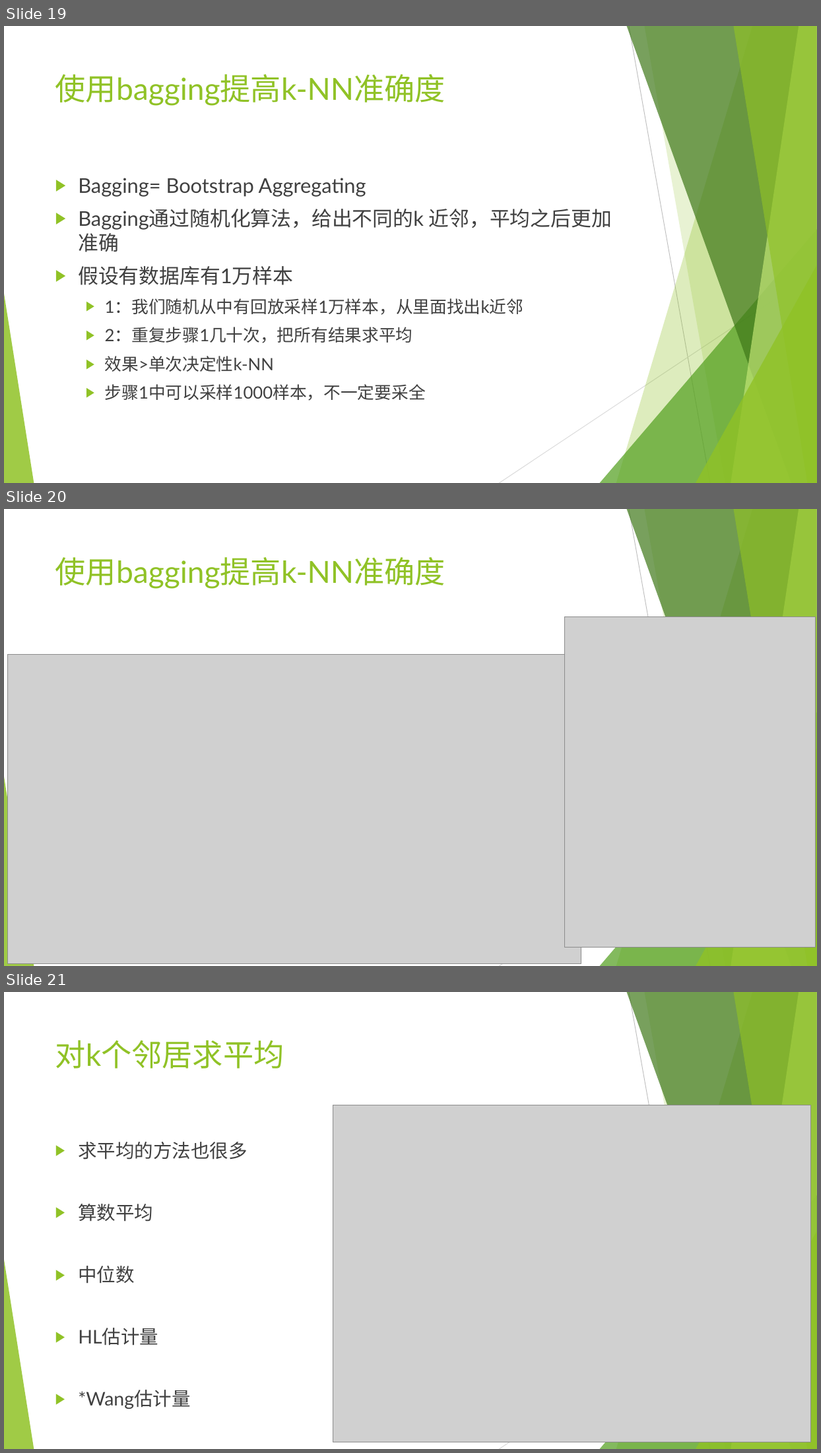
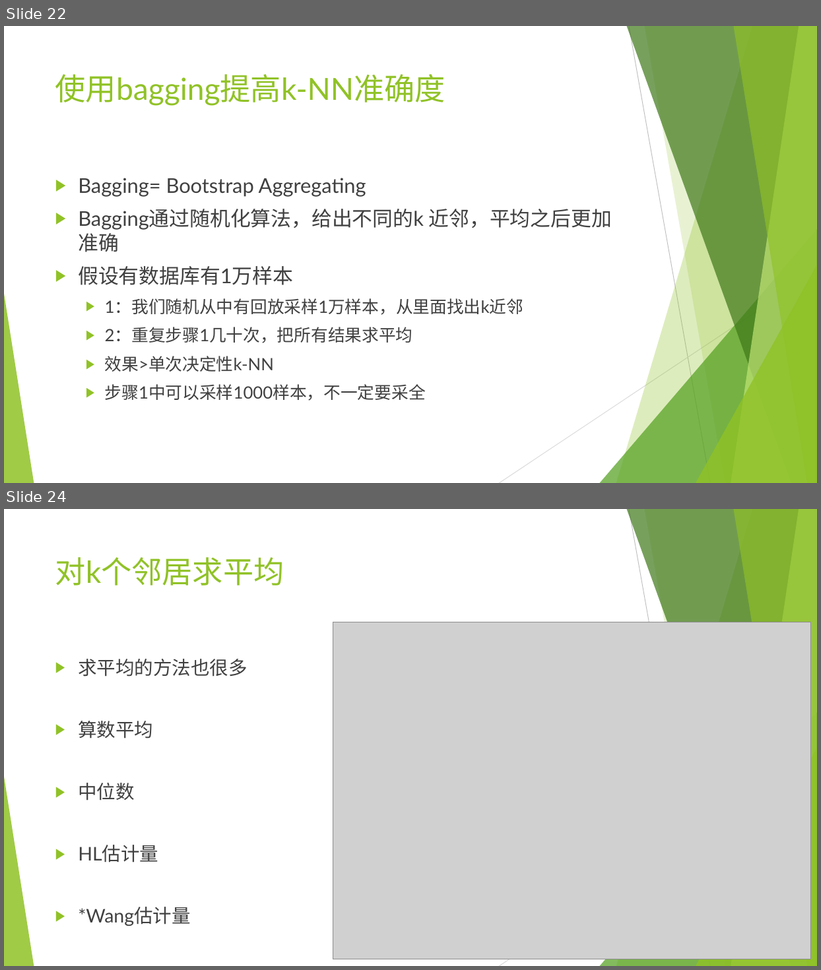
Before and after one commit to wangyi-fudan/BIOL130173, a slide deck: 6_k近邻法.pptx. Shown one above the other, each under a label of ours: slides 19, 20 and 21 before the commit, slides 22 and 24 after it; the slides between them are not shown. The pictures are 821x1453 and 821x970 pixels, drawn with LibreOffice and Linux fonts; fonts in the diff are those of the drawing; grey boxes stand for pictures. Boxes give left, top, right and bottom in pixels: in the first picture for what was removed or moved away, otherwise in the second. Text is boxed around its words. In the diff, an @@ line names an element or a change of style, - is before the commit and + after.

```diff
--- a/6_k近邻法.pptx
+++ b/6_k近邻法.pptx
@@ slide 20 removed at (4,509,817,966), background #FFFFFF; not listed: 10 template elements that a slide beside it also shows @@
@@ title removed at (55,557,446,589) @@
-使用bagging提高k-NN准确度
@@ picture removed at (564,617,815,948) @@
@@ picture removed at (8,654,581,964) @@
@@ what was slide 19 is now slide 22 @@
@@ what was slide 21 is now slide 24 @@
```
Also in this commit, not shown: 3 slides changed, 9 slides added.
